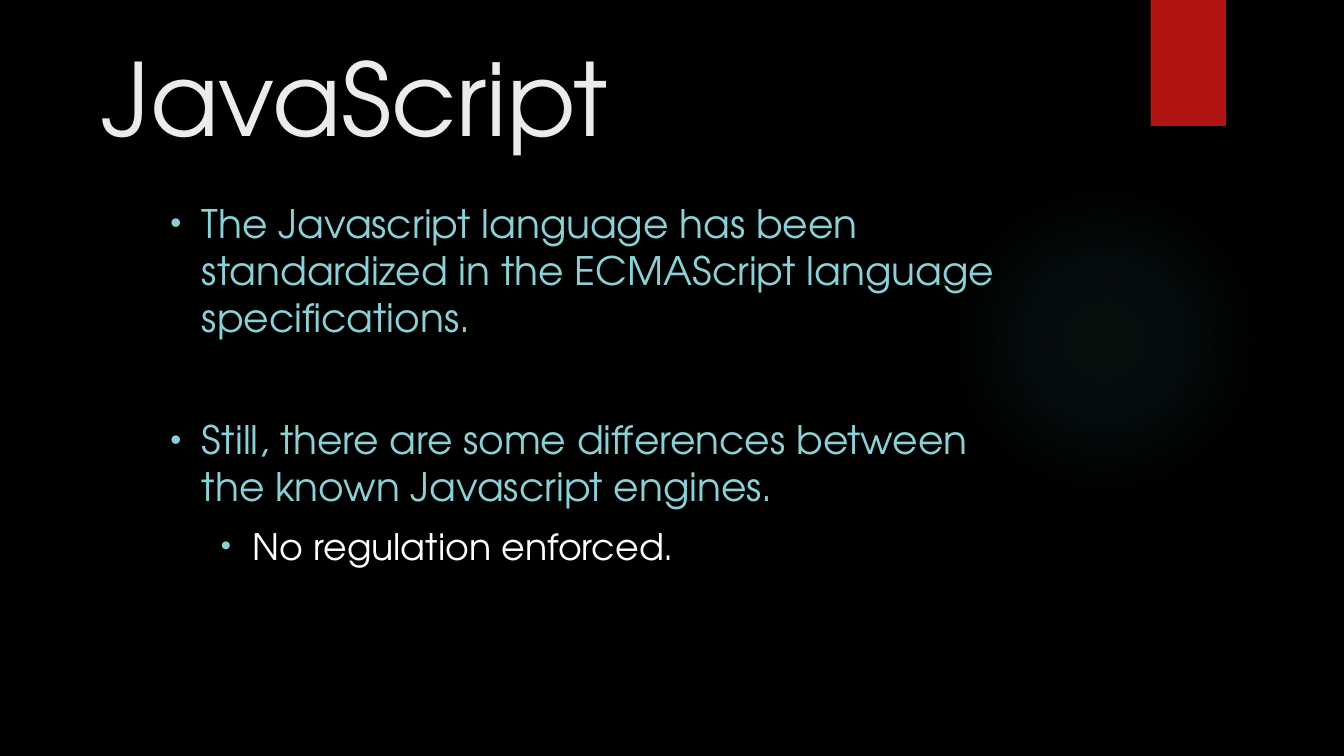
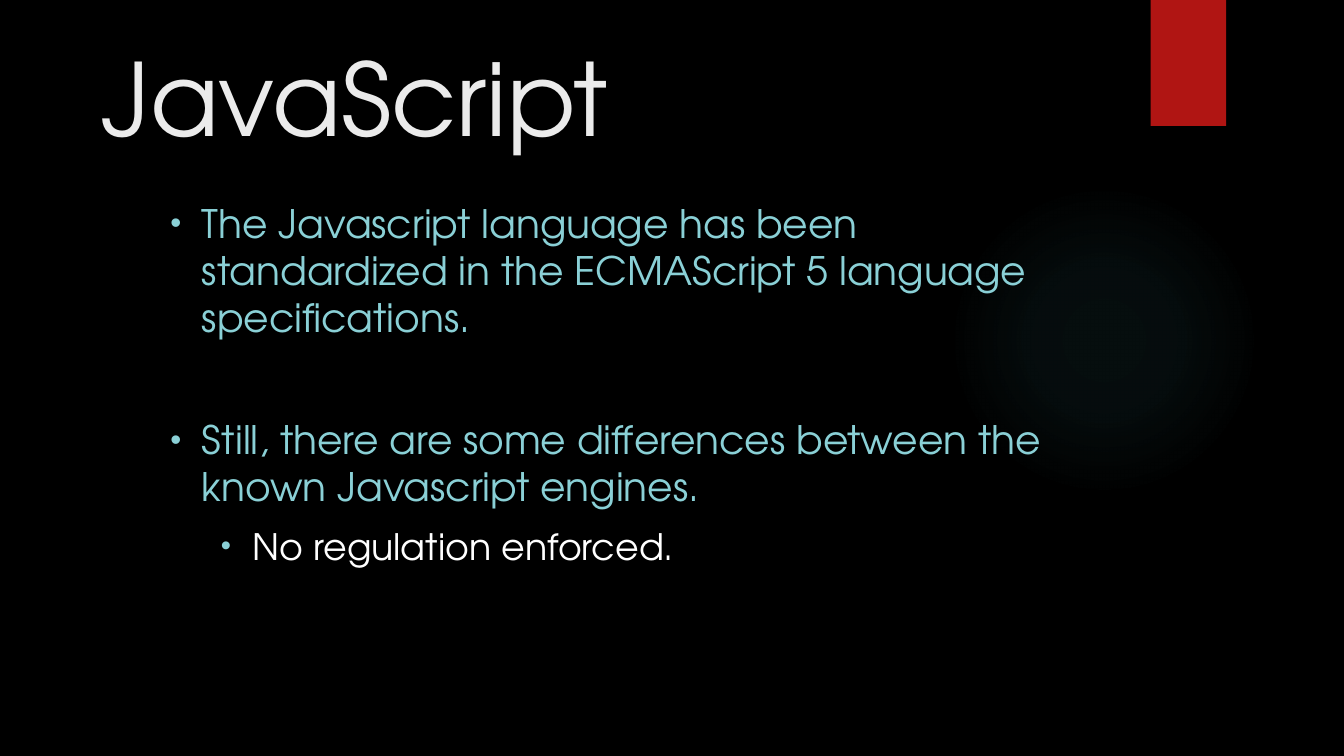
Before and after one commit to itzik-bd/jsfuzzer, a slide deck: slide 2 of misc/ppt/Final Presentation.pptx. Drawn at 1344x756 pixels with LibreOffice and Linux fonts; fonts in the diff are those of the drawing; background and template pictures are left out. Boxes give left, top, right and bottom in pixels: in the first picture for what was removed or moved away, otherwise in the second. Text is boxed around its words. In the diff, an @@ line names an element or a change of style, - is before the commit and + after.

```diff
--- a/misc/ppt/Final Presentation.pptx
+++ b/misc/ppt/Final Presentation.pptx
@@ subtitle at (x1=202, y1=209, x2=1026, y2=340): text changed @@
-  • The Javascript language has been standardized in the ECMAScript language specifications.
+  • The Javascript language has been standardized in the ECMAScript 5 language specifications.
```
Also in this commit, not shown: 6 other slides changed, 4 slides added, 2 slides removed.
